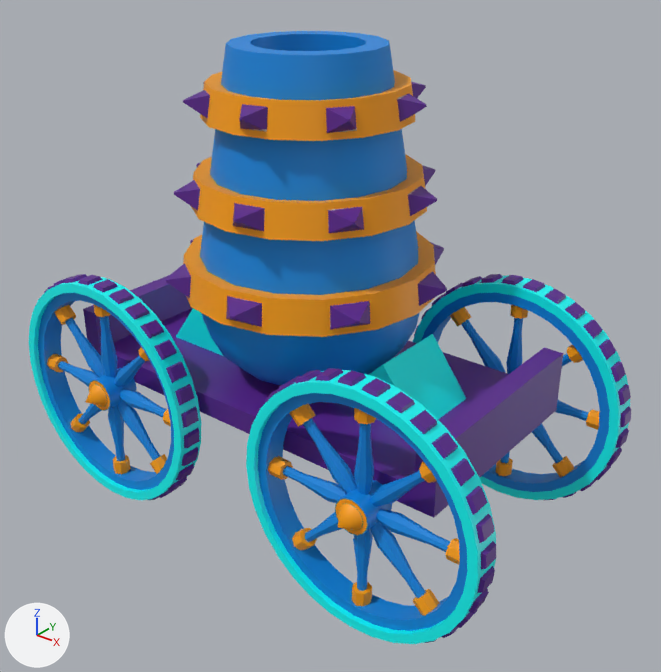
One commit to the FBX model Assets/Art/Cannons_Models/Gun03.fbx: the scene before it, then after it.
Both versions are drawn from a 50 mm lens placed at (4.85, -5.78, 2.07), pointed at (0.25, -0.03, -1.49). The axes (+X, +Y, +Z) are drawn at lower left. The lights are the same throughout. Where no turn or scale is listed for an object, it has been applied to the vertices.
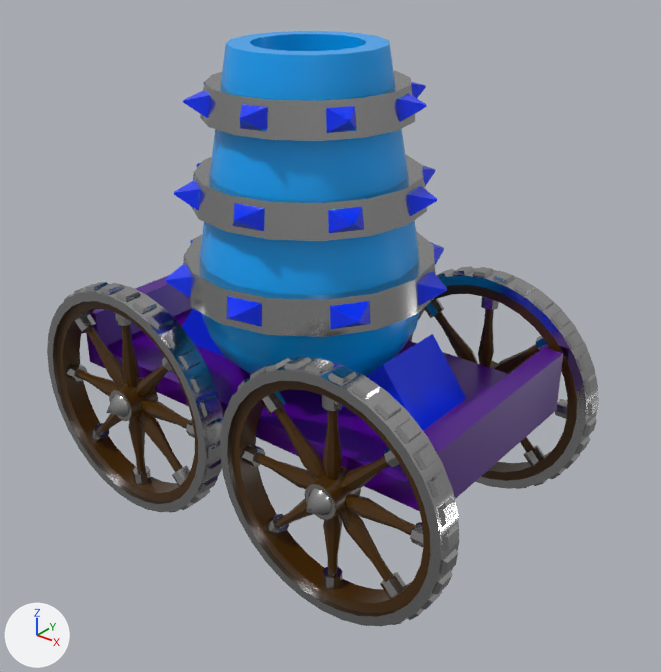
Where the change shows, as pixel boxes (x1, y1, x2, y2) in the pictures (661 x 672 px):
'Cylinder.019', surface changed, moved
    before: (246, 274, 631, 644)
    after: (220, 266, 599, 626)
'Cylinder.033', surface changed
    both: (166, 31, 447, 385)
'Cylinder.035', surface changed, moved
    before: (29, 274, 201, 500)
    after: (47, 282, 224, 512)
'Plane.008', surface changed
    both: (88, 308, 559, 518)
'Plane.009', surface changed
    both: (83, 275, 563, 495)
'Cylinder.038', surface changed (cyan to blue)
    both: (176, 308, 466, 431)

Diff of the bpy script that builds the scene:
```diff
--- a/Assets/Art/Cannons_Models/Gun03.fbx.py
+++ b/Assets/Art/Cannons_Models/Gun03.fbx.py
@@ img_gun03_base03_basecolor_png @@
+img_gun03_base03_basecolor_png = load_image('Gun03_Base03_BaseColor.png', '_unpacked/Gun03_Base03_BaseColor.png', 1024, 1024, 'sRGB')
@@ img_gun03_base03_roughness_png @@
+img_gun03_base03_roughness_png = load_image('Gun03_Base03_Roughness.png', '_unpacked/Gun03_Base03_Roughness.png', 1024, 1024, 'Non-Color')
@@ img_gun03_base03_metallic_png @@
+img_gun03_base03_metallic_png = load_image('Gun03_Base03_Metallic.png', '_unpacked/Gun03_Base03_Metallic.png', 1024, 1024, 'Non-Color')
@@ mat_base03 @@
 n0 = _N.new('ShaderNodeBsdfPrincipled'); n0.name = 'Principled BSDF'
 n2 = _N.new('ShaderNodeTexImage'); n2.name = 'Image Texture'
-n2.image = img_gun03_defaultmaterial_basecolor_png
+n2.image = img_gun03_base03_basecolor_png
+n3 = _N.new('ShaderNodeTexImage'); n3.name = 'Image Texture.001'
+n3.image = img_gun03_base03_roughness_png
+n4 = _N.new('ShaderNodeTexImage'); n4.name = 'Image Texture.002'
+n4.image = img_gun03_base03_metallic_png
 _L.new(n2.outputs[0], n0.inputs[0])  # 'Color' to 'Base Color'
-_L.new(n2.outputs[1], n0.inputs[4])  # 'Alpha' to 'Alpha'
 _L.new(n0.outputs[0], n1.inputs[0])  # 'BSDF' to 'Surface'
+_L.new(n3.outputs[0], n0.inputs[2])  # 'Color' to 'Roughness'
+_L.new(n4.outputs[0], n0.inputs[1])  # 'Color' to 'Metallic'
@@ ob_cylinder_035 @@
 ob_cylinder_035 = bpy.data.objects.new('Cylinder.035', me_cylinder_032)
-ob_cylinder_035.location = (-1.47, 0.0, -2.14)
+ob_cylinder_035.location = (-1.17, 0.0, -2.14)
@@ ob_cylinder_019 @@
 ob_cylinder_019 = bpy.data.objects.new('Cylinder.019', me_cylinder_008)
-ob_cylinder_019.location = (1.47, 0.0, -2.14)
+ob_cylinder_019.location = (1.17, 0.0, -2.14)
```
